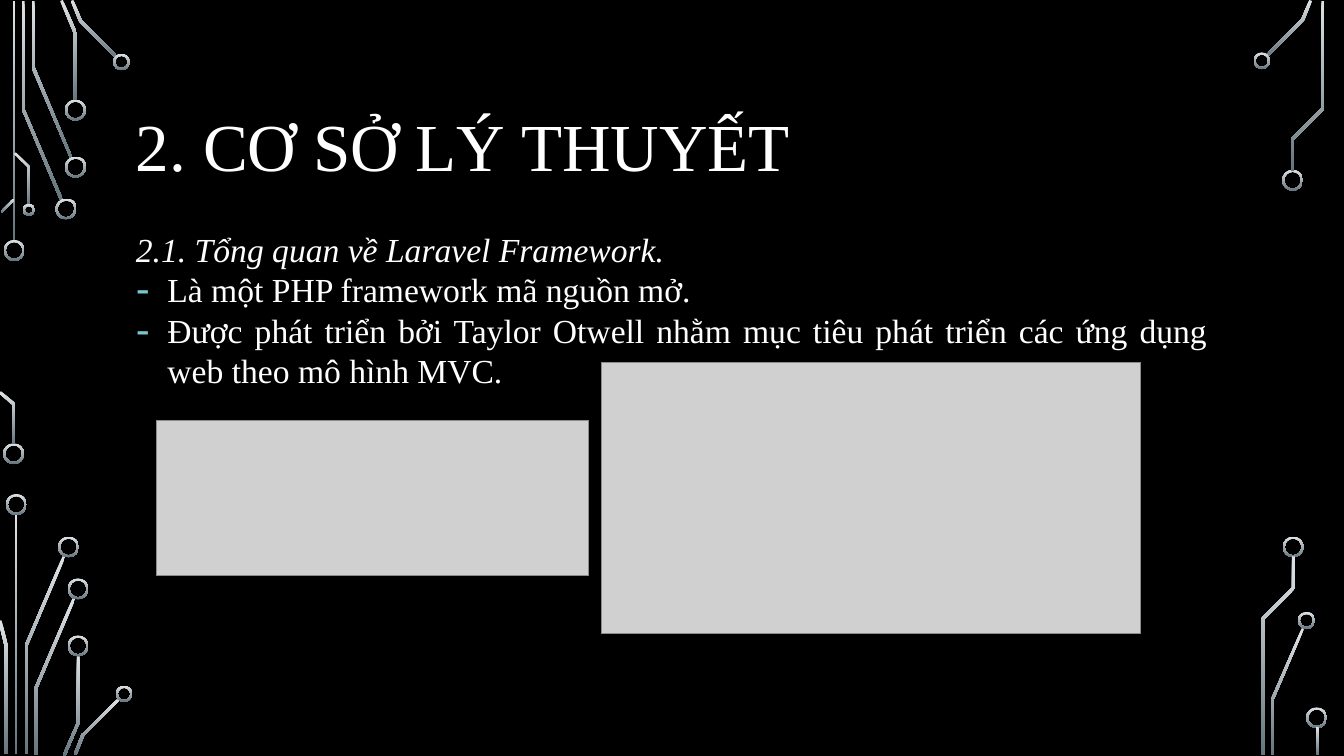
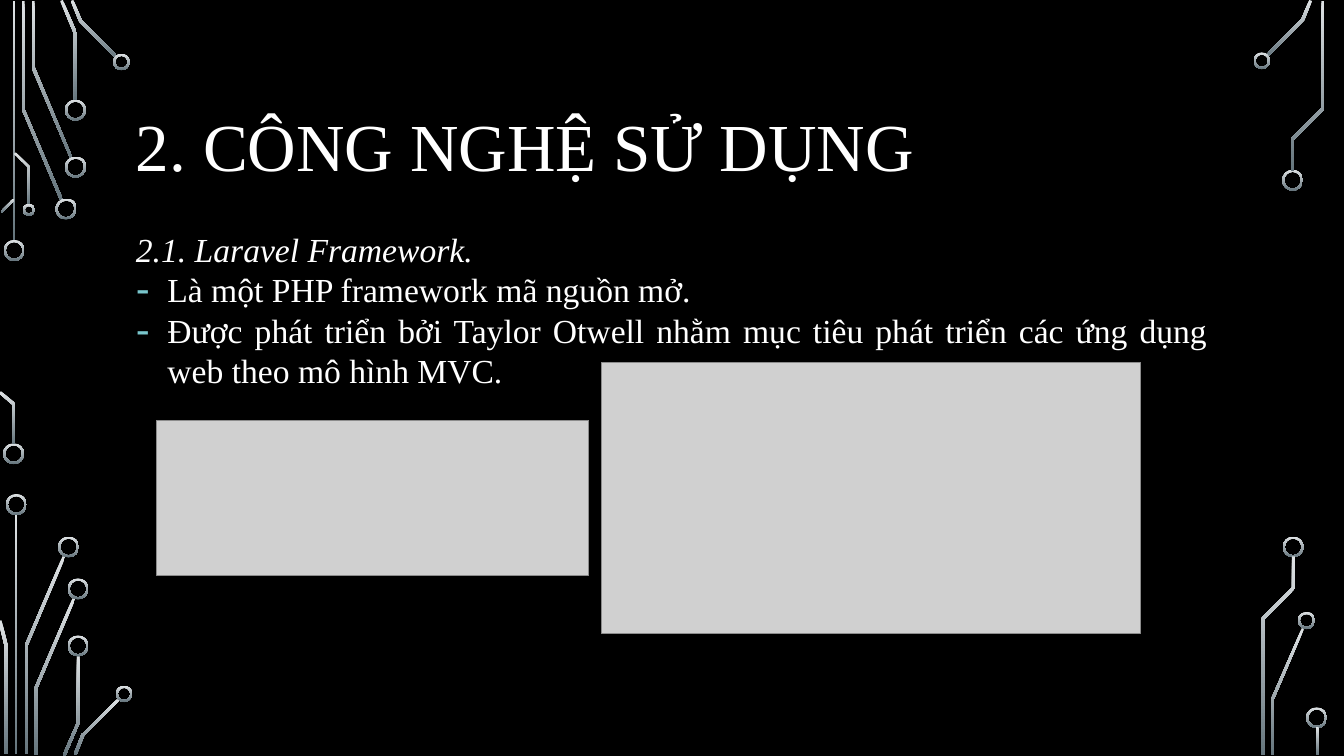
Before and after one commit to kiet1022/DoanHoiIT, a slide deck: slide 7 of FileBC/SlideBaoCaoVer2NotComplete.pptx (slide 6 before the commit). Drawn at 1344x756 pixels with LibreOffice and Linux fonts; fonts in the diff are those of the drawing; grey boxes stand for pictures; background and template pictures are left out. Boxes give left, top, right and bottom in pixels: in the first picture for what was removed or moved away, otherwise in the second. Text is boxed around its words. In the diff, an @@ line names an element or a change of style, - is before the commit and + after.

```diff
--- a/FileBC/SlideBaoCaoVer2NotComplete.pptx
+++ b/FileBC/SlideBaoCaoVer2NotComplete.pptx
@@ title at [136, 119, 914, 182]: text changed @@
-2. CƠ SỞ LÝ THUYẾT
+2. CÔNG NGHỆ SỬ DỤNG
@@ text at [136, 238, 473, 263]: text changed @@
-2.1. Tổng quan về Laravel Framework.
+2.1. Laravel Framework.
```
Also in this commit, not shown: 7 other slides changed, 2 slides added, 4 slides removed.
